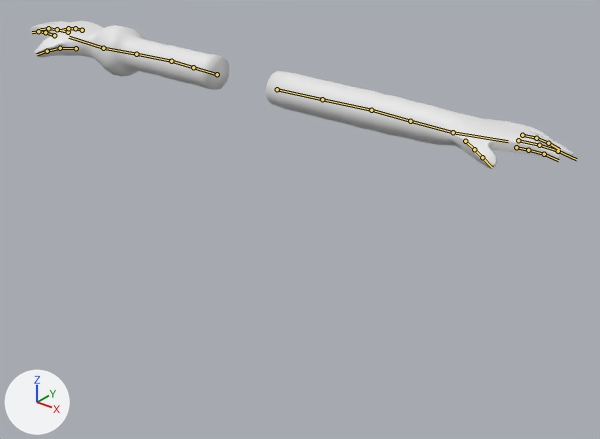
The FBX model Assets/Art/PLAYER/FPV_arms_export.fbx: old version first, new version second.
Rendered twice from a camera (50 mm lens) standing at (1.63, -1.77, 0.7) and looking at (0.36, -0.19, -0.28). The lights are fixed; the arrows at lower left show +X, +Y and +Z. The first picture is the older version. The bones that bend it are drawn over the model as lines.

Objects in the first picture: 'arm_left_lp.001', 'arm_right_lp.001'.
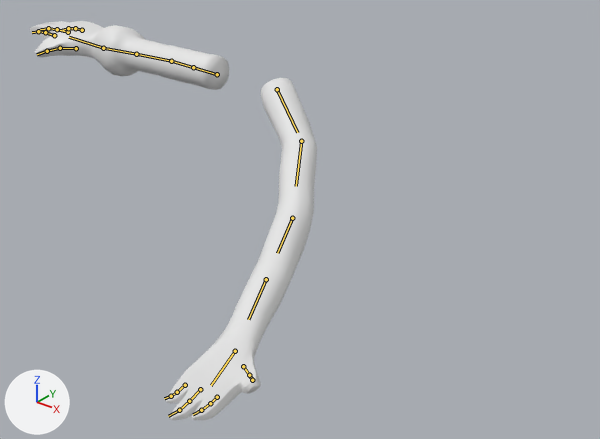
The newer file adds an action. The first version stands in its rest pose; the second is drawn at frame 16 of the action 'FPV_left-arm_hand-up_lift.001'.

What differs and where, as boxes [x1, y1, x2, y2] in the pictures (600 x 439 px):
'arm_left_lp.001', posed (51% narrower, 251% taller): before [266, 71, 573, 168]; after [166, 78, 317, 421]
bone 'DEF-upper_arm.L', root to tip: before (277, 89) to (322, 99); after (277, 89) to (297, 132)
bone 'DEF-upper_arm.L.001', root to tip: before (322, 99) to (371, 110); after (301, 141) to (296, 186)
bone 'DEF-forearm.L', root to tip: before (371, 110) to (410, 121); after (292, 218) to (277, 253)
bone 'DEF-forearm.L.001', root to tip: before (410, 121) to (453, 132); after (266, 279) to (248, 319)
bone 'DEF-hand.L', root to tip: before (453, 132) to (508, 141); after (235, 351) to (211, 385)

The edits, one by one:
Bone 'DEF-upper_arm.L' (bone_def_upper_arm_l) turns from (0, 0, 0) to (21, 16, -32) degrees about its own x, y and z.
Bone 'DEF-upper_arm.L.001' (bone_def_upper_arm_l_001) moves from (0.0, 0.0, 0.0) to (0.0, 0.03, 0.0).
Bone 'DEF-upper_arm.L.001' (bone_def_upper_arm_l_001) turns from (0, 0, 0) to (38, -40, -27) degrees about its own x, y and z.
Bone 'DEF-forearm.L' (bone_def_forearm_l) moves from (0.0, 0.0, 0.0) to (0.0, 0.103, -0.015).
Bone 'DEF-forearm.L' (bone_def_forearm_l) turns from (0, 0, 0) to (10, -46, -12) degrees about its own x, y and z.
Bone 'DEF-forearm.L.001' (bone_def_forearm_l_001) moves from (0.0, 0.0, 0.0) to (0.0, 0.094, 0.0).
Bone 'DEF-forearm.L.001' (bone_def_forearm_l_001) turns from (0, 0, 0) to (0, -34, 0) degrees about its own x, y and z.
Bone 'DEF-hand.L' (bone_def_hand_l) moves from (0.0, 0.0, 0.0) to (0.008, 0.093, 0.005).
Bone 'DEF-hand.L' (bone_def_hand_l) turns from (0, 0, 0) to (17, -30, -33) degrees about its own x, y and z.
